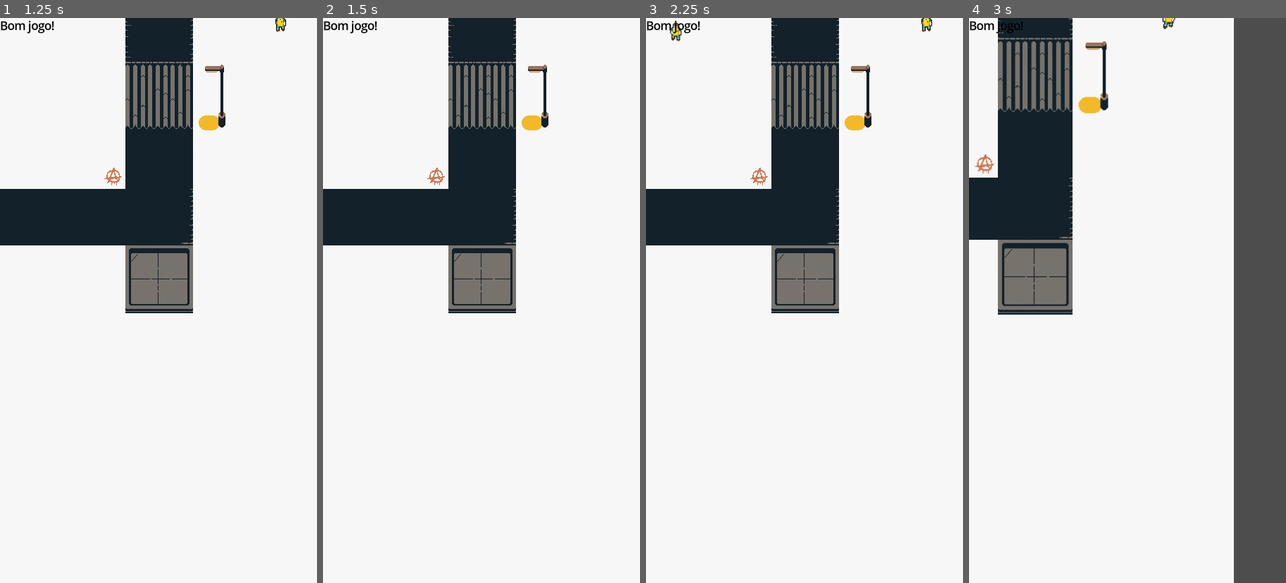
Above: before the commit, frames 1-4 (left to right).
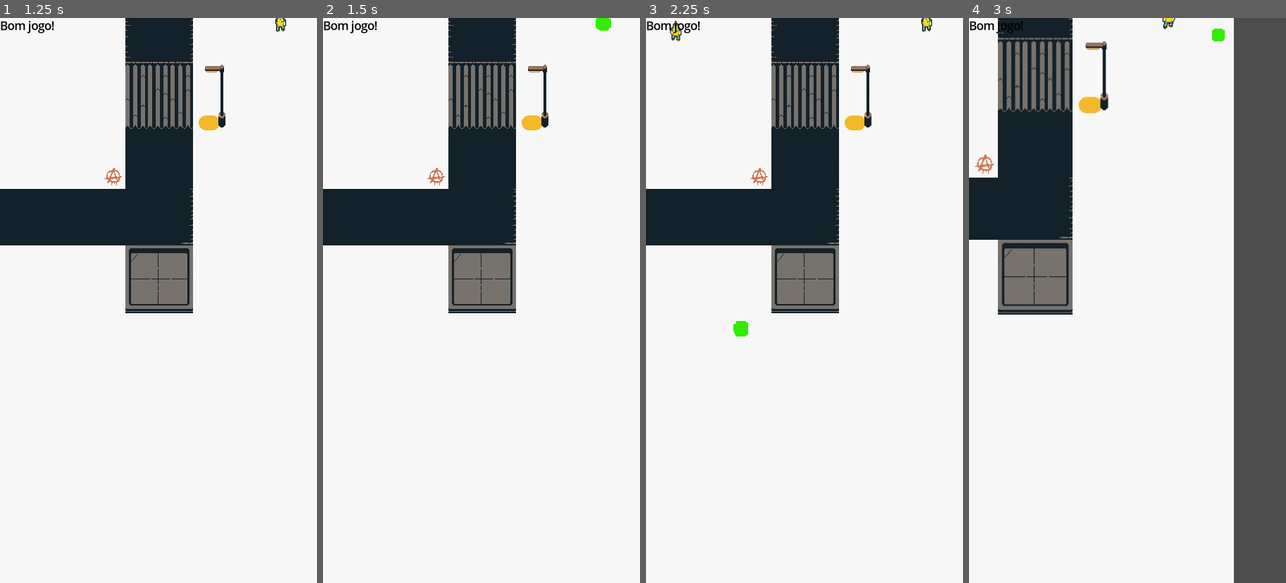
Above: after the commit, the same moments.

Repository: iparosds/SOS-Aliens
Game: Godot game, scene res://scenes/scene_manager.tscn
The game is run twice, just before and just after one commit, with the same random seed, the same clock (stepped at 60 frames per second) and the same inputs. Video files are missing from this copy of the repository; at most half a second of black plays in their place.
Inputs (mouse positions are in pixels of both pictures, inside the frame that each line leads up to):
- Up to frame 1 (1.25 s): click "Level 2" at 0.5 s
- Up to frame 2 (1.5 s): drag from (601, 23) to (513, 176) at 1.27 s
- Up to frame 3 (2.25 s): tap Enter at 2 s; drag from (741, 328) to (671, 23) at 2.02 s
- Up to frame 4 (3 s): move the mouse to (1247, 34) at 2.77 s; hold Right (right) from 2.78 s (still down); tap Mouse wheel up (zoom_in) at 2.85 s; click (1247, 34) at 2.92 s

Frame 1 is identical in both runs. In frame 2, 0.1% of the frame differs, in the area x 86-91%, y 0-3%; in frame 3, 0.1%, in the area x 27-33%, y 53-57%; in frame 4, less than 0.1%.

Commit message:
implementando explosão no clique / som do player explodindo / drag da camera com o mouse

Diff:
--- a/scenes/DeathParticles_backup.tscn
+++ b/scenes/DeathParticlesBloodExplosion.tscn
@@ -1,4 +1,10 @@
-[gd_scene load_steps=6 format=3 uid="uid://fujfyhn35jrl"]
+[gd_scene load_steps=7 format=3 uid="uid://fujfyhn35jrl"]
+
+[sub_resource type="CanvasItemMaterial" id="CanvasItemMaterial_3truk"]
+particles_animation = true
+particles_anim_h_frames = 1
+particles_anim_v_frames = 1
+particles_anim_loop = false
 
 [sub_resource type="Gradient" id="Gradient_1sqc3"]
 offsets = PackedFloat32Array(0.541958, 1)
@@ -18,17 +24,19 @@
 direction = Vector3(0, 0, 0)
 spread = 180.0
 initial_velocity_min = 50.0
-initial_velocity_max = 100.0
+initial_velocity_max = 50.0
 gravity = Vector3(0, 0, 0)
 scale_min = 10.0
 scale_max = 10.5
 scale_curve = SubResource("CurveTexture_ifise")
 color_ramp = SubResource("GradientTexture1D_2ptj6")
 
-[node name="DeathParticles" type="GPUParticles2D"]
+[node name="DeathParticlesBloodExplosion" type="GPUParticles2D"]
 self_modulate = Color(0.670588, 0, 0, 1)
+material = SubResource("CanvasItemMaterial_3truk")
 emitting = false
-amount = 50
+amount = 25
+lifetime = 0.4
 one_shot = true
 explosiveness = 1.0
 visibility_rect = Rect2(0, 0, 0, 0)
--- a/scenes/DeathParticles.tscn
+++ b/scenes/DeathParticlesRayExplosion.tscn
@@ -1,4 +1,10 @@
-[gd_scene load_steps=7 format=3 uid="uid://gjmoni0760v6"]
+[gd_scene load_steps=8 format=3 uid="uid://gjmoni0760v6"]
+
+[sub_resource type="CanvasItemMaterial" id="CanvasItemMaterial_8fun0"]
+particles_animation = true
+particles_anim_h_frames = 1
+particles_anim_v_frames = 1
+particles_anim_loop = false
 
 [sub_resource type="CurveTexture" id="CurveTexture_8fun0"]
 
@@ -32,8 +38,10 @@
 turbulence_initial_displacement_min = -100.0
 turbulence_initial_displacement_max = 97.2
 
-[node name="DeathParticles" type="GPUParticles2D"]
+[node name="DeathParticlesRayExplosion" type="GPUParticles2D"]
 self_modulate = Color(0.192157, 0.933333, 0, 1)
+z_index = 1
+material = SubResource("CanvasItemMaterial_8fun0")
 emitting = false
 amount = 50
 lifetime = 0.4
--- a/scenes/patriota.tscn
+++ b/scenes/patriota.tscn
@@ -2,7 +2,7 @@
 
 [ext_resource type="Texture2D" uid="uid://njx778gx1gm1" path="res://assets/media/images/patriota.png" id="1_6t5ub"]
 [ext_resource type="Script" uid="uid://ciwaxbcetof32" path="res://scripts/patriota.gd" id="1_d71mh"]
-[ext_resource type="PackedScene" uid="uid://gjmoni0760v6" path="res://scenes/DeathParticles.tscn" id="2_lh51e"]
+[ext_resource type="AudioStream" uid="uid://ch1b5cqahjxss" path="res://assets/media/sounds/blipSelect.wav" id="3_lh51e"]
 
 [sub_resource type="AtlasTexture" id="AtlasTexture_d71mh"]
 atlas = ExtResource("1_6t5ub")
@@ -112,7 +112,6 @@
 [node name="Patriota" type="CharacterBody2D"]
 collision_mask = 17
 script = ExtResource("1_d71mh")
-deathParticle = ExtResource("2_lh51e")
 
 [node name="NavigationAgent2D" type="NavigationAgent2D" parent="."]
 
@@ -129,3 +128,7 @@
 [node name="CollisionShape2D" type="CollisionShape2D" parent="ClickArea"]
 position = Vector2(0, -5)
 shape = SubResource("CapsuleShape2D_d71mh")
+
+[node name="plock_sound" type="AudioStreamPlayer" parent="."]
+stream = ExtResource("3_lh51e")
+volume_db = -6.0
--- a/scenes/ui.tscn
+++ b/scenes/ui.tscn
@@ -8,6 +8,7 @@
 [ext_resource type="Texture2D" uid="uid://d1ar24frbwesc" path="res://assets/media/images/logo-converter.png" id="4_wm3ai"]
 [ext_resource type="FontFile" uid="uid://cul3qtiyor1u1" path="res://assets/fonts/Early GameBoy.ttf" id="5_8dubc"]
 [ext_resource type="AudioStream" uid="uid://ba22vcqxc4evk" path="res://assets/media/sounds/gameplay music loop.mp3" id="7_p7vwb"]
+[ext_resource type="AudioStream" uid="uid://c8hyvkpshd7vb" path="res://assets/media/sounds/pop-fx_G_major.wav" id="9_cgfq5"]
 
 [sub_resource type="LabelSettings" id="LabelSettings_p7vwb"]
 font = ExtResource("5_8dubc")
@@ -276,6 +277,11 @@
 [node name="SoundTrack" type="AudioStreamPlayer" parent="SoundPlayer"]
 stream = ExtResource("7_p7vwb")
 volume_db = -15.0
+
+[node name="RayShot" type="AudioStreamPlayer" parent="SoundPlayer"]
+stream = ExtResource("9_cgfq5")
+volume_db = -6.0
+bus = &"SFX"
 
 [connection signal="pressed" from="intro_container/VBoxContainer/SetupMarginContainer/SkipIntroButton" to="." method="_on_skip_intro_button_pressed"]
 [connection signal="pressed" from="main_menu/VBoxContainer/level_1" to="." method="_on_level_1_pressed"]
--- a/scripts/camera_2d.gd
+++ b/scripts/camera_2d.gd
@@ -1,14 +1,19 @@
 extends Camera2D
-@export var CameraPanSpeed:int = 10
+
+var CameraPanSpeed:int = 10
+var dragging := false
+var last_mouse_position := Vector2.ZERO
 
 func _ready():
 	Controller.camera_2d = self
+
 
 func reset_camera():
 	position.x = 223
 	position.y = 414
 	zoom.x = 1
 	zoom.y = 1
+
 
 func _process(delta: float) -> void:
 	if Input.is_action_pressed("up"):
@@ -25,3 +30,19 @@
 	if Input.is_action_just_pressed("zoom_out"):
 		zoom.x -= 0.1
 		zoom.y -= 0.1
+
+
+func _unhandled_input(event):
+	if event is InputEventMouseButton:
+		if event.button_index == MOUSE_BUTTON_RIGHT:
+			if event.pressed:
+				dragging = true
+				last_mouse_position = get_viewport().get_mouse_position()
+			else:
+				dragging = false
+
+	if event is InputEventMouseMotion and dragging:
+		var current_mouse_position = get_viewport().get_mouse_position()
+		var delta = last_mouse_position - current_mouse_position
+		position += delta * zoom
+		last_mouse_position = current_mouse_position
--- a/scripts/controller.gd
+++ b/scripts/controller.gd
@@ -13,8 +13,6 @@
 
 func change_level(load_level):
 	var new_level = load(load_level).instantiate()
-
-	ui.sound_track.play(0.0)
 
 	if level:
 		scene_manager.remove_child(level)
@@ -54,25 +52,10 @@
 	new_patriota.global_position = entrada_random.global_position
 	new_patriota.saida = saida_random.global_position
 
-	new_patriota.clicked.connect(_on_patriota_clicked)
 
 	level.add_child(new_patriota)
 	total_patriotas_generated += 1
 
-
-func _on_patriota_clicked():
-	if ui:
-		var ray_shot = AudioStreamPlayer.new()
-		ray_shot.stream = preload("res://assets/media/sounds/ray_shot.mp3")
-		ray_shot.volume_db = -6
-		ray_shot.bus = "SFX"
-		ray_shot.autoplay = false
-		ui.get_node("SoundPlayer").add_child(ray_shot)
-
-		ray_shot.play()
-
-		# Remove quando terminar
-		ray_shot.finished.connect(func(): ray_shot.queue_free())
 
 func game_over():
 	print("game_over")
@@ -85,9 +68,26 @@
 	ui.game_over_menu.visible = true
 	get_tree().paused = false
 
+
 func _unhandled_input(event: InputEvent) -> void:
 	if event.is_action_pressed("pause"):
 		toggle_pause()
+
+	if event is InputEventMouseButton and event.pressed:
+		if event.button_index == MOUSE_BUTTON_LEFT:
+			var click_position = get_viewport().get_camera_2d().get_global_mouse_position()
+
+			# Primeiro: dispara o som do tiro
+			if ui:
+				ui.ray_shot.stop()
+				ui.ray_shot.play()
+
+			# Instancia explosão onde o jogador clicou
+			var particle = preload("res://scenes/DeathParticlesRayExplosion.tscn").instantiate()
+			particle.global_position = click_position
+			particle.emitting = true
+			get_tree().current_scene.add_child(particle)
+
 
 func toggle_pause():
 	if ui.main_menu.visible || ui.game_over_menu.visible:
--- a/scripts/patriota.gd
+++ b/scripts/patriota.gd
@@ -3,8 +3,7 @@
 @onready var navigation_agent_2d: NavigationAgent2D = $NavigationAgent2D
 @onready var animation_player: AnimatedSprite2D = $AnimationPlayer
 @onready var click_area: Area2D = $ClickArea
-
-@export var deathParticle: PackedScene
+@onready var plock_sound: AudioStreamPlayer = $plock_sound
 
 # Velocidade de movimentação da barata (pode ser configurada no editor)
 @export var speed: float = 100.0
@@ -14,19 +13,20 @@
 # Direção atual do movimento da barata (atualizada a cada frame)
 var direction: Vector2
 
-signal clicked
 
 func _ready():
 	navigation_agent_2d.target_position = saida
 	click_area.input_event.connect(_on_click)
 
+
 func _on_click(viewport:Node, event:InputEvent, shape_idx:int):
 	if (event is InputEventMouseButton or event is InputEventScreenTouch) and event.pressed:
-		emit_signal("clicked")
-		kill()
+		if event.button_index == MOUSE_BUTTON_LEFT:
+			plock_sound.play()
+			kill()
+
 
 func _physics_process(delta):
-	# Se o agente já chegou ao destino, remove a barata da cena
 	if navigation_agent_2d.is_navigation_finished():
 		queue_free()
 		return
@@ -38,12 +38,13 @@
 	# Suaviza a velocidade com interpolação para um movimento mais natural
 	velocity = velocity.lerp(direction * speed, delta)
 
-	# Move a barata de acordo com a física do Godot
 	move_and_slide()
+
 
 ## Freeze e delay antes de explodir.
 func kill():
-	var _particle = deathParticle.instantiate()
+	var _particle = preload("res://scenes/DeathParticlesBloodExplosion.tscn").instantiate()
+
 	animation_player.stop()
 	click_area.set_deferred("disabled", true)  # evita múltiplos cliques
 	set_physics_process(false)
@@ -54,7 +55,6 @@
 	_particle.rotation = direction.angle()
 	_particle.emitting = true
 	get_tree().current_scene.add_child(_particle)
-
 	queue_free()
 
 
--- a/scripts/ui.gd
+++ b/scripts/ui.gd
@@ -7,6 +7,7 @@
 @onready var pause_menu: CanvasLayer = $pause_menu
 @onready var game_over_menu: CanvasLayer = $game_over_menu
 @onready var sound_track: AudioStreamPlayer = $SoundPlayer/SoundTrack
+@onready var ray_shot: AudioStreamPlayer = $SoundPlayer/RayShot
 @onready var intro_container: CanvasLayer = $intro_container
 @onready var intro_1: VideoStreamPlayer = $intro_container/intro1
 @onready var intro_2: VideoStreamPlayer = $intro_container/intro2
Not shown, added: assets/media/sounds/blipSelect.wav.import
Not shown, added: assets/media/sounds/pop-fx_G_major.wav.import
Not shown: 1 places in scenes/ui.tscn that only renumber resources
Not shown, added: assets/media/sounds/blipSelect.wav
Not shown, added: assets/media/sounds/pop-fx_G_major.wav
